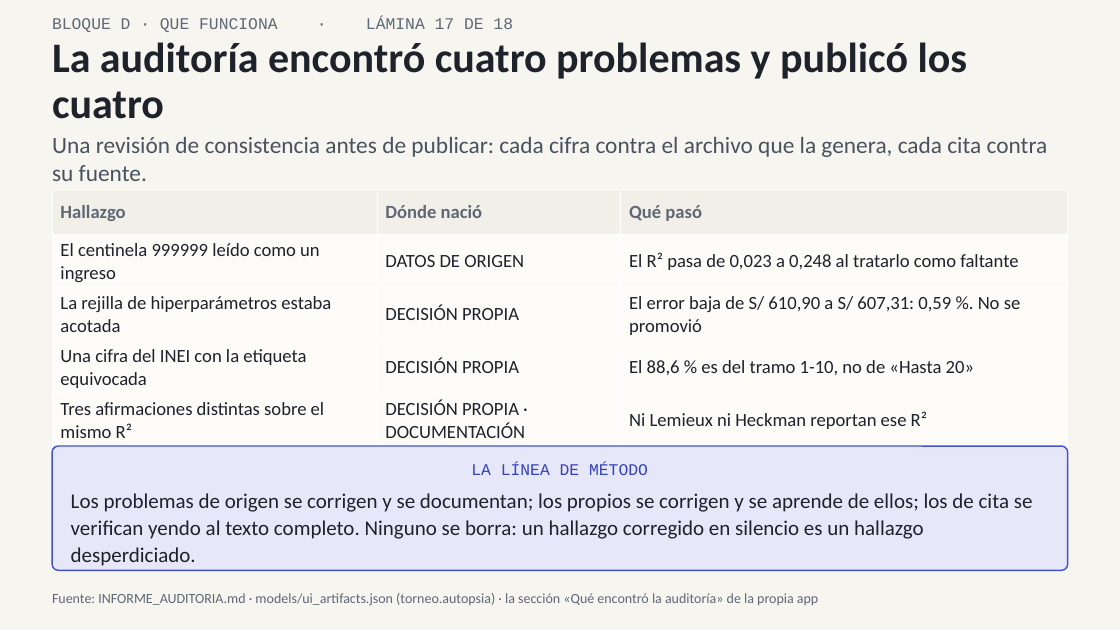
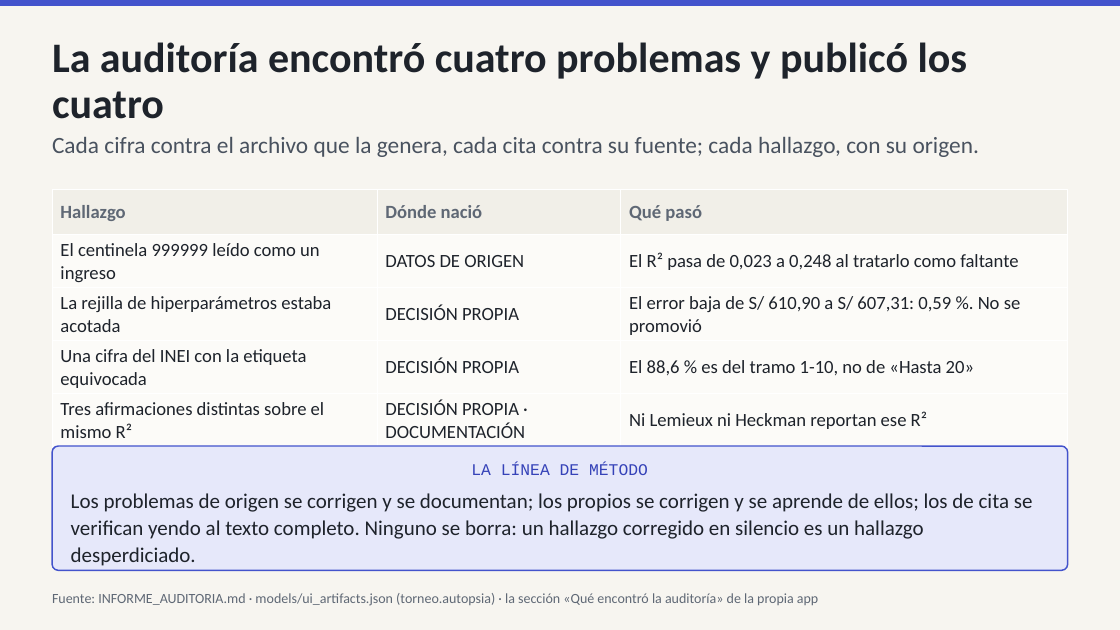
Before and after one commit to IchiSieben/enaho-ingresos-informalidad, a slide deck: slide 11 of docs/presentacion/ENAHO_exposicion.pptx (slide 17 before the commit). Drawn at 1120x630 pixels with LibreOffice and Linux fonts; fonts in the diff are those of the drawing. Boxes give left, top, right and bottom in pixels: in the first picture for what was removed or moved away, otherwise in the second. Text is boxed around its words. In the diff, an @@ line names an element or a change of style, - is before the commit and + after.

```diff
--- a/docs/presentacion/ENAHO_exposicion.pptx
+++ b/docs/presentacion/ENAHO_exposicion.pptx
@@ rectangle added at <box>0,0,1120,6</box>, fill #4353CC @@
@@ text removed at <box>52,17,513,32</box> @@
-BLOQUE D · QUE FUNCIONA · LÁMINA 17 DE 18
@@ text at <box>52,137,979,157</box>: text changed @@
-Una revisión de consistencia antes de publicar: cada cifra contra el archivo que la genera, cada cita contra su fuente.
+Cada cifra contra el archivo que la genera, cada cita contra su fuente; cada hallazgo, con su origen.
```
Also in this commit, not shown: 9 other slides changed, 2 slides added, 8 slides removed, 10 other files.
